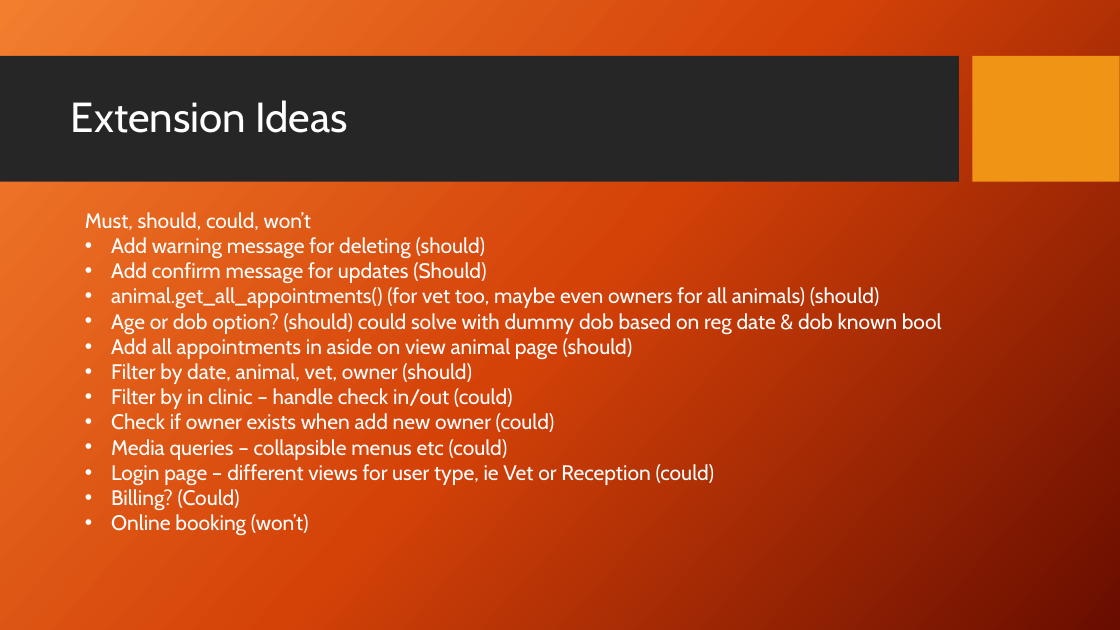
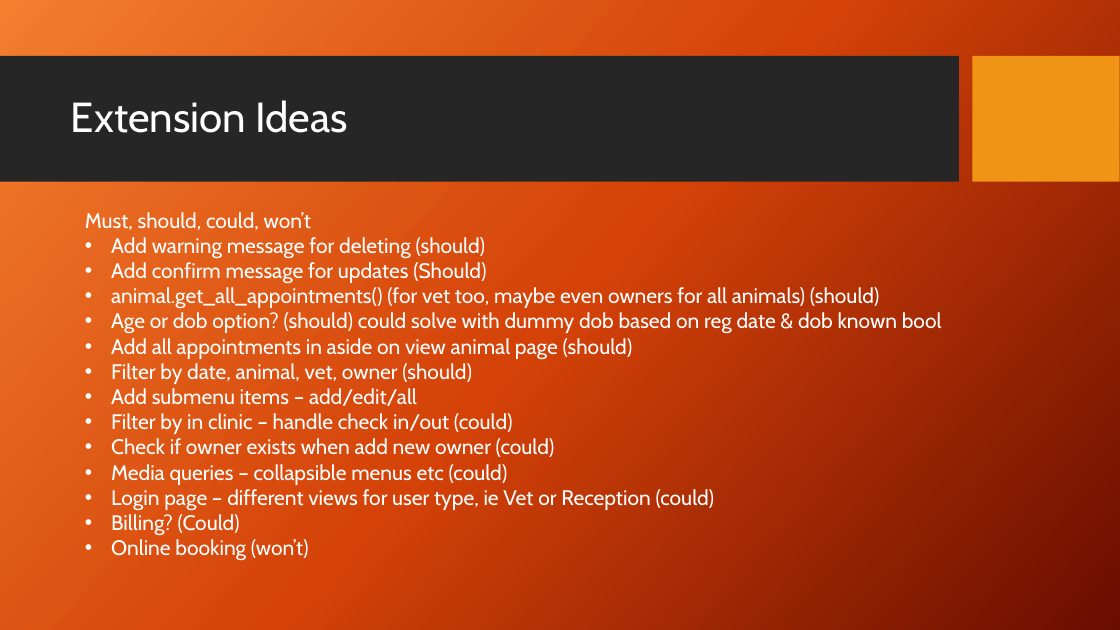
Before and after one commit to Peetfire/Animal_magic, a slide deck: slide 8 of Presentation/Vet Managment.pptx. Drawn at 1120x630 pixels with LibreOffice and Linux fonts; fonts in the diff are those of the drawing; background and template pictures are left out. Boxes give left, top, right and bottom in pixels: in the first picture for what was removed or moved away, otherwise in the second. Text is boxed around its words. In the diff, an @@ line names an element or a change of style, - is before the commit and + after.

```diff
--- a/Presentation/Vet Managment.pptx
+++ b/Presentation/Vet Managment.pptx
@@ text at [111,388,417,406]: paragraph added @@
+• Add submenu items – add/edit/all
```
Also in this commit, not shown: 3 other files.
